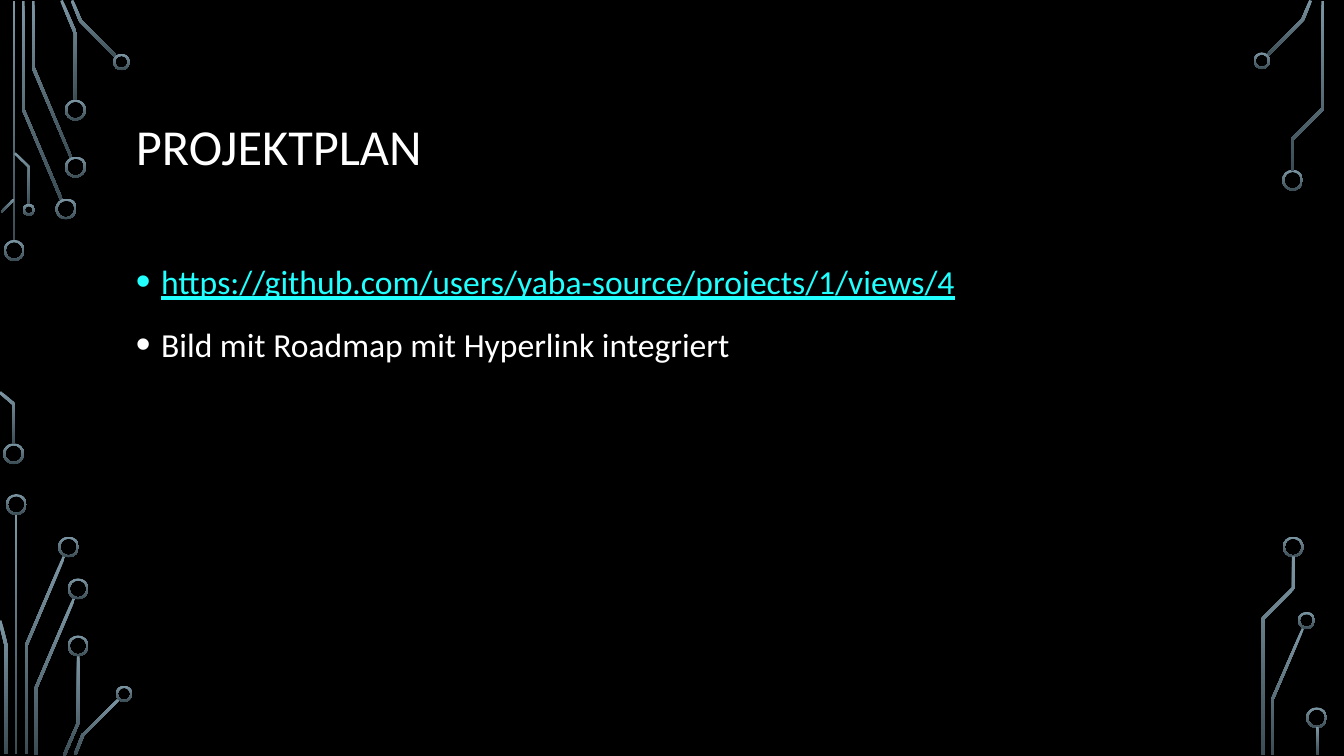
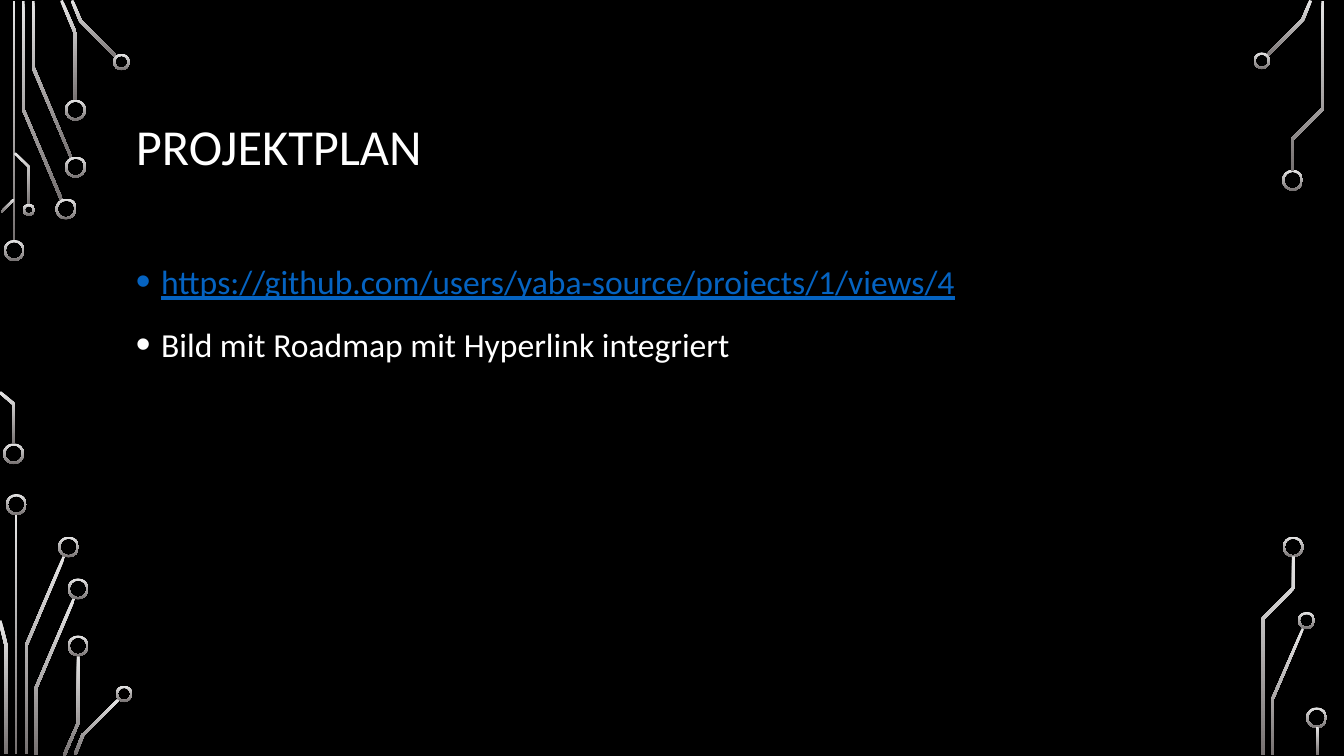
Before and after one commit to yaba-source/canalchecker, a slide deck: slide 8 of The Canalchecker.pptx (slide 5 before the commit). Drawn at 1344x756 pixels with LibreOffice and Linux fonts; fonts in the diff are those of the drawing; background and template pictures are left out. Boxes give left, top, right and bottom in pixels: in the first picture for what was removed or moved away, otherwise in the second. Text is boxed around its words. In the diff, an @@ line names an element or a change of style, - is before the commit and + after.

```diff
--- a/The Canalchecker.pptx
+++ b/The Canalchecker.pptx
@@ fill gradient #7C96A3 to #3B4C54 to gradient #E7E6E6 to #767171 in 36 elements at [4,240,25,261], [3,444,24,465], [22,1,63,201], [55,199,77,220], [31,1,72,158], [60,0,78,101], [65,156,86,177], [65,100,86,121], [71,0,117,58], [113,53,131,70], [1,199,15,213], [0,391,15,445], [14,152,30,205], [22,204,34,216], [15,514,18,755], [24,556,65,754], [6,494,27,515], [0,620,7,754], [58,536,80,558], [34,598,76,755], [63,655,80,756], [68,579,89,600], [68,635,89,656], [74,698,120,755], [116,686,133,702], [1266,0,1313,56], [1253,52,1270,70], [1282,169,1304,191], [1271,628,1305,755], [1299,612,1316,629], [1292,1,1325,171], [1284,536,1305,558], [1261,557,1296,755], [1307,708,1328,729], [1317,727,1320,755], [12,1,15,242] @@
@@ text at [161,270,954,300]: text colour #22FFFF to #0563C1 in "https://github.com/users/yaba-source/projects/1/views/4" @@
```
Also in this commit, not shown: 6 other slides changed, 3 slides added.
